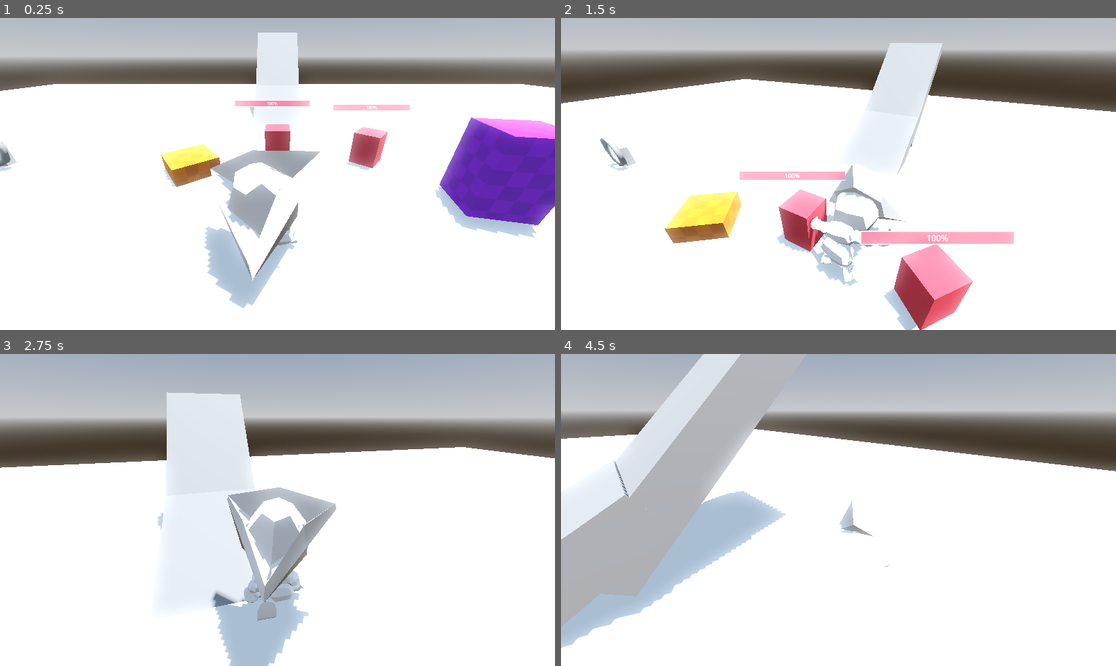
Above: before the commit, frames 1-4 (two rows, left to right).
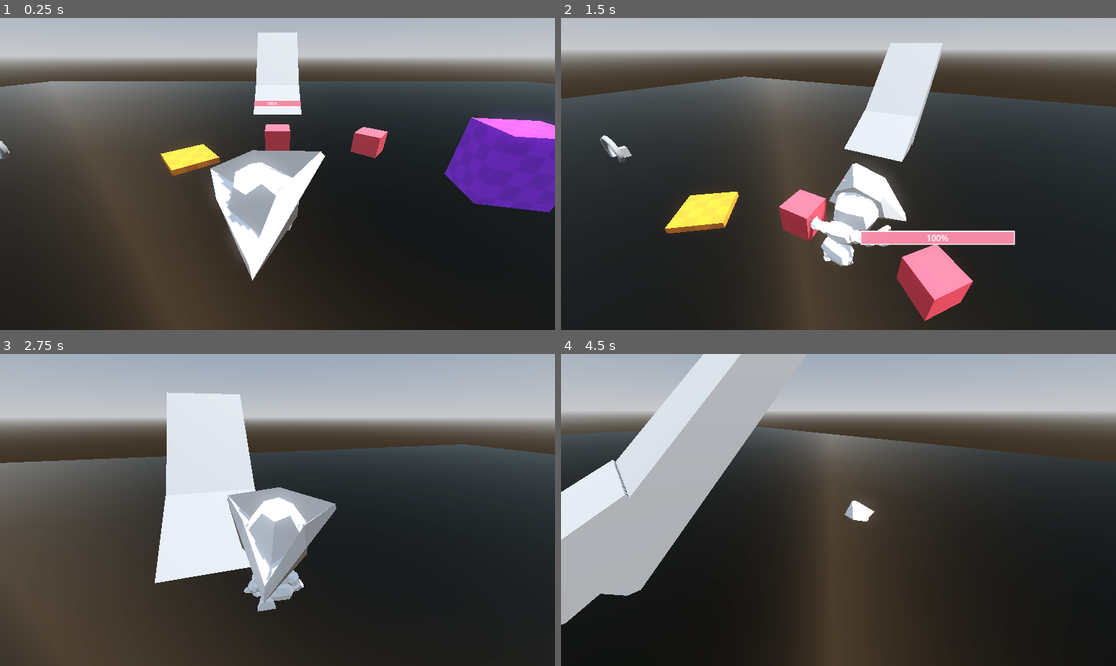
Above: after the commit, the same moments.

Repository: d4nmos/PirateGame
Game: Godot game, scene res://scenes/test.tscn
Two runs of this game, one before a commit and one after it. Both use one fixed random seed, a clock stepped at 60 frames per second and the inputs below.
Inputs (mouse positions are in pixels of both pictures, inside the frame that each line leads up to):
- Up to frame 1 (0.25 s): no input
- Up to frame 2 (1.5 s): move the mouse to (866, 174) at 0.52 s; hold W (forward) from 0.53 s (still down); tap E (interact) at 0.6 s; click (866, 174) at 0.67 s; tap Space (jump) at 0.77 s; move the mouse to (810, 174) at 1.27 s; tap Mouse wheel up (next_interact_object) at 1.35 s
- Up to frame 3 (2.75 s): keep holding W (forward); tap Space (jump) at 1.52 s; move the mouse to (288, 503) at 2.02 s; tap Mouse wheel down (prev_interact_object) at 2.1 s
- Up to frame 4 (4.5 s): keep holding W (forward); move the mouse to (832, 516) at 2.77 s; tap E (interact) at 2.85 s; click (832, 516) at 2.92 s; tap Space (jump) at 3.02, 3.77 s; move the mouse to (877, 513) at 3.52 s; tap Mouse wheel up (next_interact_object) at 3.6 s; move the mouse to (794, 506) at 4.27 s; tap Mouse wheel down (prev_interact_object) at 4.35 s

The runs differ from the first frame. In frame 1, 69% of the frame differs, in the area x 0-100%, y 19-100%; in frame 2, 68%; in frame 3, 59%; in frame 4, 61%.

Commit message:
Update Water.gdshader

Diff:
--- a/Shaders/Water.gdshader
+++ b/Shaders/Water.gdshader
@@ -1,5 +1,80 @@
 shader_type spatial;
+uniform vec3 albedo2 : source_color;
+uniform vec3 albedo : source_color;
+uniform float metallic : hint_range(0.0, 1.0) = 0;
+uniform float roughness : hint_range(0.0, 1.0) = 0.02;
+uniform sampler2D texture_normal;
+uniform sampler2D texture_normal2;
+uniform sampler2D wave;
+uniform vec2 wave_direction = vec2(2.0,0.0);
+uniform vec2 wave_direction2 = vec2(0.0,1.0);
+uniform float time_scale : hint_range(0.0, 0.2, 0.005) = 0.025;
+uniform float noise_scale = 10.0;
+uniform float height_scale = 0.15;
+
+varying float height;
+varying vec3 world_pos;
+
+uniform sampler2D DEPTH_TEXTURE : hint_depth_texture, filter_linear_mipmap;
+uniform sampler2D SCREEN_TEXTURE : hint_screen_texture, filter_linear_mipmap;
+uniform vec4 color_deep : source_color;
+uniform vec4 color_shallow : source_color;
+uniform float beers_law = 2.0;
+uniform float depth_offset = -0.75;
+
+uniform float edge_scale = 0.1;
+uniform float near = 0.5;
+uniform float far = 100.0;
+uniform vec3 edge_color : source_color;
+
+
+float fresnel(float amount, vec3 normal, vec3 view) {
+	return pow((1.0 - clamp(dot(normalize(normal), normalize(view)), 0.0, 1.0 )), amount);
+}
+float edge(float depth) {
+	depth = 2.0 * depth - 1.0;
+	return near * far / (far + depth * (near - far));
+}
+
+void vertex() {
+	world_pos = (MODEL_MATRIX * vec4(VERTEX, 1.0)).xyz;
+	height = texture(wave, world_pos.xz / noise_scale + TIME * time_scale).r;
+	VERTEX.y += height * height_scale;
+}
 
 void fragment() {
-	// Place fragment code here.
+
+		// Time calculations for wave (normal map) movement
+	vec2 time = (TIME * wave_direction) * time_scale;
+	vec2 time2 = (TIME * wave_direction2) * time_scale;
+
+	vec3 normal_blend = mix(texture(texture_normal,world_pos.xz + time).rgb, texture(texture_normal2,world_pos.xz + time2).rgb, 0.5);
+
+	// Calculate Fresnel
+	float fresnel = fresnel(5.0, NORMAL, VIEW);
+	vec3 surface_color = mix(albedo, albedo2, fresnel); // Interpolate albedo values by frensel
+
+	float depth_texture = texture(DEPTH_TEXTURE, SCREEN_UV).r * 2.0 - 1.0;
+	float depth = PROJECTION_MATRIX[3][2] / (depth_texture + PROJECTION_MATRIX[2][2]);
+	float depth_blend = exp((depth+VERTEX.z + depth_offset) * -beers_law);
+	depth_blend = clamp(1.0 - depth_blend, 0.0, 1.0);
+	float depth_blend_power = clamp(pow(depth_blend, 2.5), 0.0, 1.0);
+
+	// Retrieving depth color and applying the deep and shallow colors
+	vec3 screen_color = textureLod(SCREEN_TEXTURE, SCREEN_UV, depth_blend_power * 2.5).rgb;
+	vec3 depth_color = mix(color_shallow.rgb, color_deep.rgb, depth_blend_power);
+	vec3 color = mix(screen_color * depth_color, depth_color * 0.25, depth_blend_power * 0.5);
+
+	// Getting edge depth calc
+	float z_depth = edge(texture(DEPTH_TEXTURE, SCREEN_UV).x);
+	float z_pos = edge(FRAGCOORD.z);
+	float z_dif = z_depth - z_pos;
+
+	vec3 depth_color_adj = mix(edge_color, color, step(edge_scale, z_dif));
+
+	ALBEDO = clamp(surface_color + depth_color_adj,vec3(0.0),vec3(1.0));
+	METALLIC = metallic;
+	ROUGHNESS = roughness;
+	NORMAL_MAP = normal_blend;
+
 }
